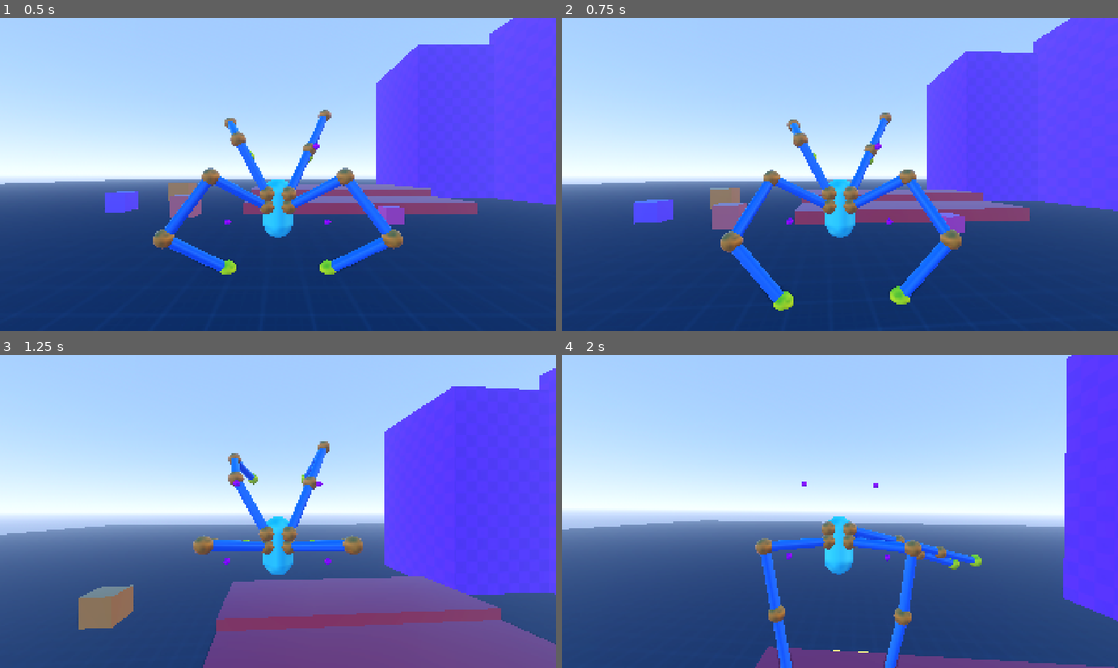
Above: before the commit, frames 1-4 (two rows, left to right).
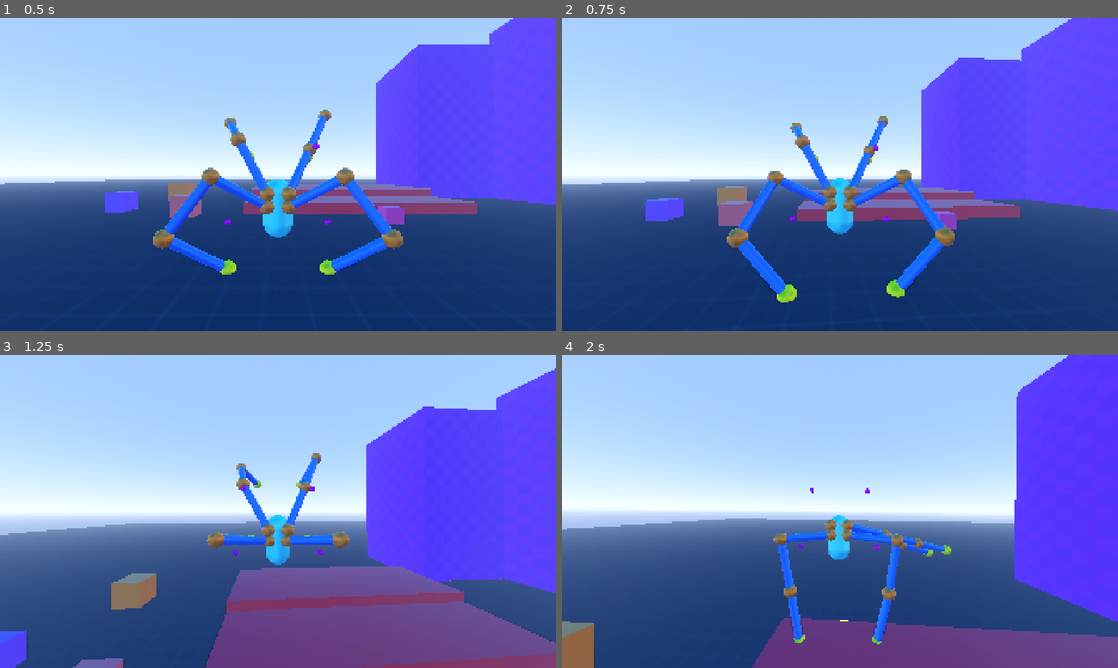
Above: after the commit, the same moments.

Repository: lliamsymonds04/doc-oc
Game: Godot game, scene res://main.tscn
Two runs of this game, one before a commit and one after it. Both use one fixed random seed, a clock stepped at 60 frames per second and the inputs below.
Inputs (mouse positions are in pixels of both pictures, inside the frame that each line leads up to):
- Up to frame 1 (0.5 s): no input
- Up to frame 2 (0.75 s): move the mouse to (867, 174) at 0.52 s; hold W (forward) from 0.53 s (still down)
- Up to frame 3 (1.25 s): keep holding W (forward); tap Space (jump) at 0.77 s
- Up to frame 4 (2 s): keep holding W (forward); move the mouse to (812, 511) at 1.27 s; tap Space (jump) at 1.52 s

Frame 1 is identical in both runs. In frame 2, 5.9% of the frame differs, in the area x 12-100%, y 0-94%; in frame 3, 14%; in frame 4, 18%, in the area x 0-100%, y 0-100%.

Commit message:
feat: dynamic fov based on speed

Diff:
--- a/systems/player/camera_controller.gd
+++ b/systems/player/camera_controller.gd
@@ -2,23 +2,36 @@
 class_name CameraController
 
 @export var sensitivity: float = 0.02
+@export_category("Trauma")
 @export var max_trauma_offset: float = 0.05
 @export var max_trauma_roll: float = 1.4
 
+@export_category("Fov")
+@export var base_fov: float = 75.0
+@export var max_fov: float = 90.0
+@export var speed_at_max_fov: float = 10.0
+@export var fov_change_rate: float = 2.0
+@export_range(0.1,4.0,0.05) var fov_curve_exponent: float = 0.5
+
 @onready var cam: Camera3D = $CameraShakePivot/Camera3D
 
-var trauma: float = 0.0
+var _trauma: float = 0.0
+var _current_speed: float = 0.0
 
 func _ready() -> void:
 	Input.mouse_mode = Input.MOUSE_MODE_CAPTURED
+	cam.fov = base_fov
 
 func add_trauma(amount: float) -> void:
-	trauma = min(trauma + amount, 1.0)
+	_trauma = min(_trauma + amount, 1.0)
+
+func set_current_speed(value: float) -> void:
+	_current_speed = max(value, 0.0)
 
 func _process(dt: float) -> void:
-	if trauma > 0:
-		trauma = max(trauma-dt*2.5, 0.0)
-		var shake = trauma * trauma
+	if _trauma > 0:
+		_trauma = max(_trauma-dt*2.5, 0.0)
+		var shake = _trauma * _trauma
 		cam.position = Vector3(
 			randf_range(-1,1) * max_trauma_offset * shake,
 			randf_range(-1,1) * max_trauma_offset * shake,
@@ -28,6 +41,13 @@
 	else:
 		cam.position = Vector3.ZERO
 		cam.rotation_degrees.z = 0
+
+	# handle fov
+	var speed_float = min(_current_speed/speed_at_max_fov, 1.0)
+	speed_float = pow(speed_float,fov_curve_exponent)
+	var target_fov = lerpf(base_fov, max_fov, speed_float)
+	var current_fov = cam.fov
+	cam.fov = lerpf(current_fov, target_fov, dt*fov_change_rate)
 
 # Called every frame. 'delta' is the elapsed time since the previous frame.
 func _input(event: InputEvent) -> void:
--- a/systems/player/player_controller.gd
+++ b/systems/player/player_controller.gd
@@ -98,3 +98,12 @@
 	_current.physics_update(dt)
 
 	move_and_slide()
+
+func _process(_dt: float) -> void:
+	var horizontal_velocity = velocity * Vector3(1,0,1)
+	var hs := horizontal_velocity.length()
+
+	if _current.input_dir.length() == 0 and _current != _states[StateID.AIR]:
+		hs = 0.0
+
+	camera_controller.set_current_speed(hs)
